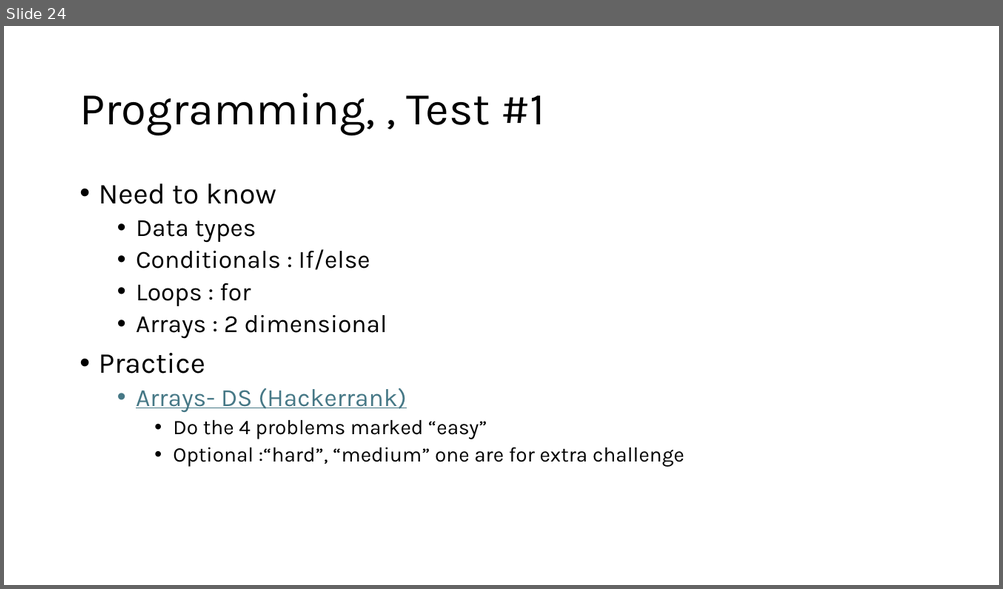
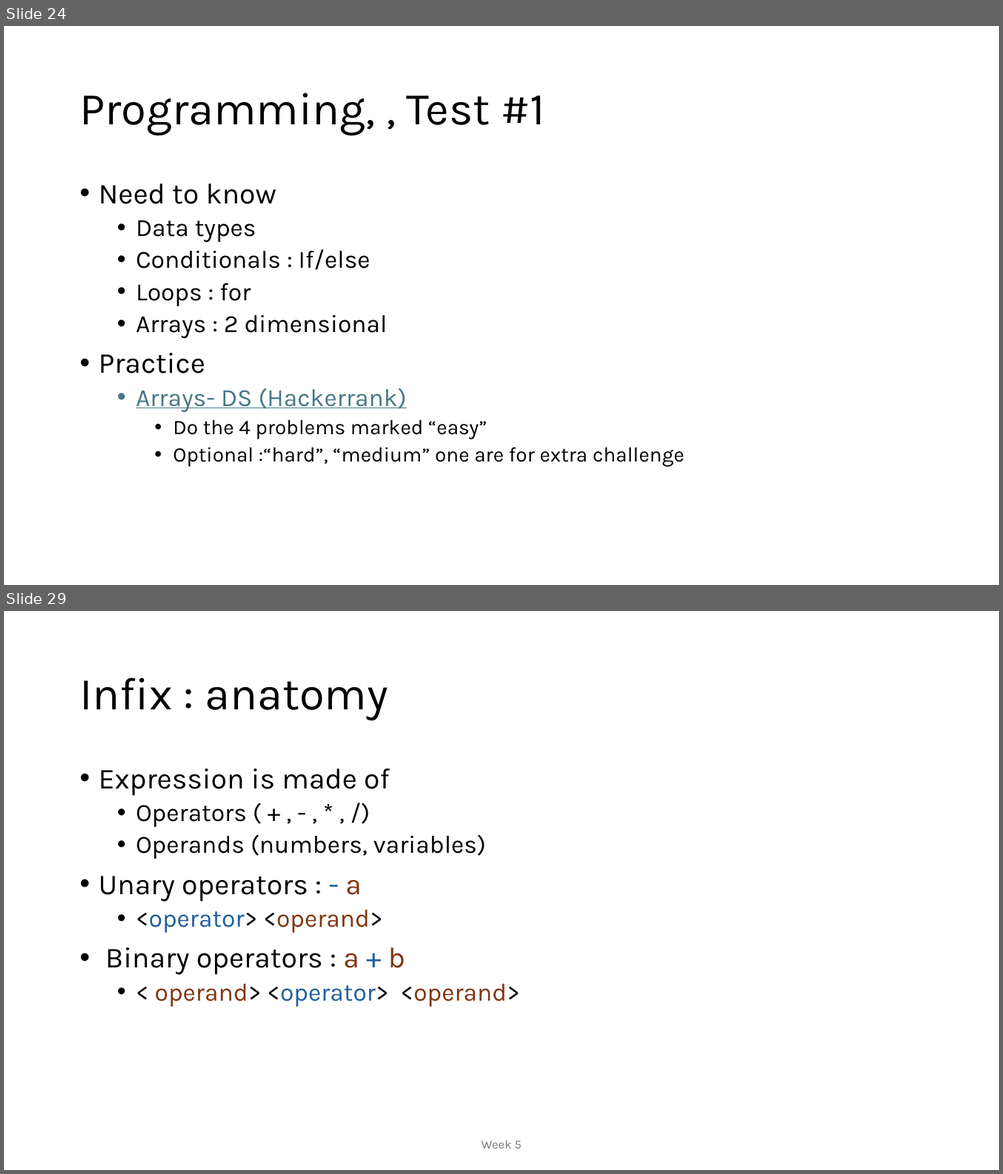
Before and after one commit to MoklaEducation/ems_winter_2025_acsl101, a slide deck: all/ExploringCSConceptsViaACSLCompetitions_all.pptx. Shown one above the other, each under a label of ours: slide 24 before the commit, slides 24 and 29 after it; the slides between them are not shown. The pictures are 1003x589 and 1003x1174 pixels, drawn with LibreOffice and Linux fonts; fonts in the diff are those of the drawing. Boxes give left, top, right and bottom in pixels: in the first picture for what was removed or moved away, otherwise in the second. Text is boxed around its words. In the diff, an @@ line names an element or a change of style, - is before the commit and + after.

```diff
--- a/all/ExploringCSConceptsViaACSLCompetitions_all.pptx
+++ b/all/ExploringCSConceptsViaACSLCompetitions_all.pptx
@@ slide 29 added at [4, 611, 999, 1170], background #FFFFFF @@
@@ title added at [79, 678, 388, 721], 44 pt, text #000000 @@
+Infix : anatomy
@@ text added at [99, 769, 520, 1007], 24 pt, text #000000 @@
+• Expression is made of
+  • Operators ( + , - , * , /)
+  • Operands (numbers, variables)
+• Unary operators : - a
+  • <operator> <operand>
+• Binary operators : a + b
+  • < operand> <operator> <operand>
@@ text added at [481, 1140, 521, 1149], 12 pt, text #797979 @@
+Week 5
```
Also in this commit, not shown: 12 other slides added, 1 other file.
